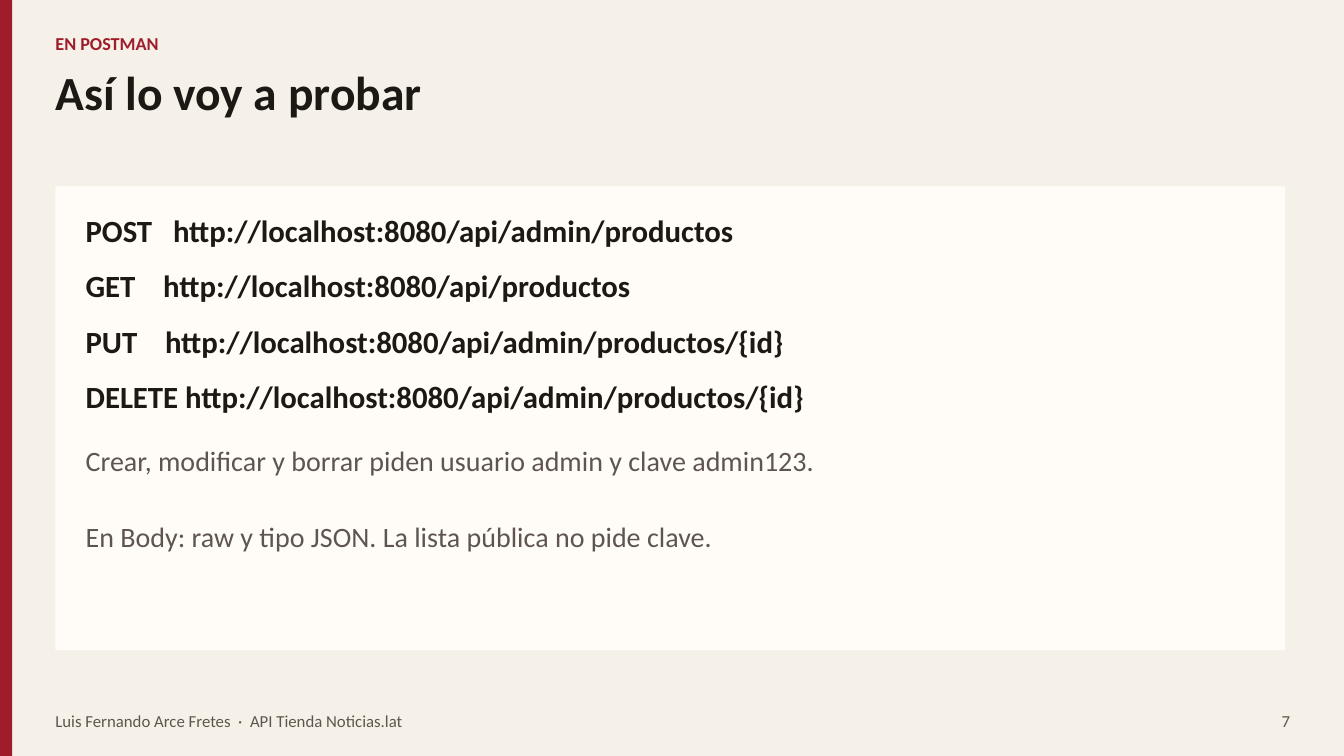
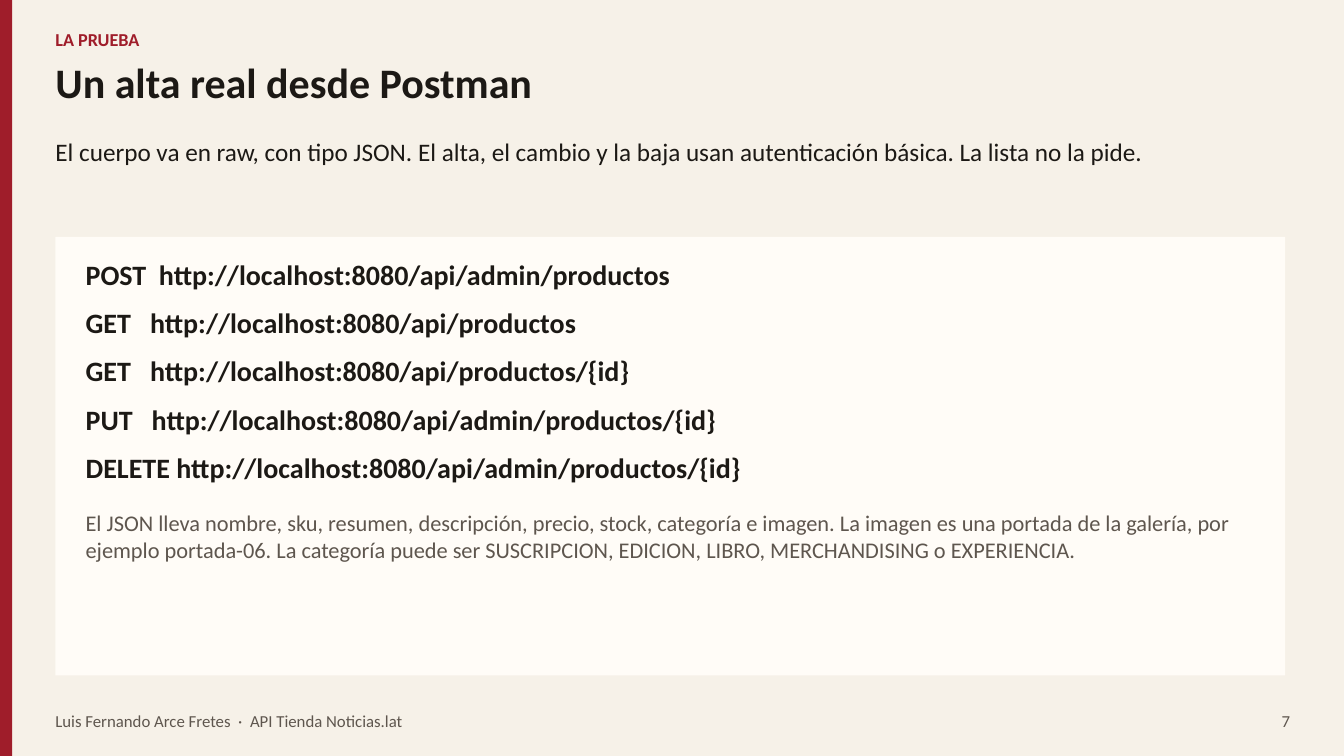
Before and after one commit to n14-py/uassnlat, a slide deck: slide 7 of docs/Exposicion-Examen-Final-Luis-Fernando-Arce-Fretes.pptx. Drawn at 1344x756 pixels with LibreOffice and Linux fonts; fonts in the diff are those of the drawing. Boxes give left, top, right and bottom in pixels: in the first picture for what was removed or moved away, otherwise in the second. Text is boxed around its words. In the diff, an @@ line names an element or a change of style, - is before the commit and + after.

```diff
--- a/docs/Exposicion-Examen-Final-Luis-Fernando-Arce-Fretes.pptx
+++ b/docs/Exposicion-Examen-Final-Luis-Fernando-Arce-Fretes.pptx
@@ text added at (55,34,139,46), 13 pt, text #9F1D2A, bold @@
+LA PRUEBA
@@ text at (55,68,532,99): text changed; size 13 to 30 pt; text colour #9F1D2A to #1C1915 @@
-EN POSTMAN
+Un alta real desde Postman
@@ text removed at (55,76,421,118) @@
-Así lo voy a probar
@@ text added at (55,143,1142,166), 18 pt, text #1C1915 @@
+El cuerpo va en raw, con tipo JSON. El alta, el cambio y la baja usan autenticación básica. La lista no la pide.
@@ rectangle: place and size @@
-rectangle at (55,187,1286,650)
+rectangle at (55,237,1286,676)
@@ text "POST http://localhost:8080/api/admin/productos": place and size @@
-text "POST http://localhost:8080/api/admin/productos" at (86,220,733,247)
+text "POST http://localhost:8080/api/admin/productos" at (86,265,670,290)
@@ text "GET http://localhost:8080/api/productos": place and size @@
-text "GET http://localhost:8080/api/productos" at (86,275,630,302)
+text "GET http://localhost:8080/api/productos" at (86,313,576,338)
@@ text added at (86,360,629,386), 20 pt, text #1C1915, bold @@
+GET http://localhost:8080/api/productos/{id}
@@ size 22 to 20 pt in 4 elements at (86,313,576,338), (86,265,670,290), (86,457,740,483), (86,409,716,435) @@
@@ text "PUT http://localhost:8080/api/admin/productos/{id}": place and size @@
-text "PUT http://localhost:8080/api/admin/productos/{id}" at (86,330,784,358)
+text "PUT http://localhost:8080/api/admin/productos/{id}" at (86,409,716,435)
@@ text "DELETE http://localhost:8080/api/admin/productos/{id}": place and size @@
-text "DELETE http://localhost:8080/api/admin/productos/{id}" at (86,385,804,413)
+text "DELETE http://localhost:8080/api/admin/productos/{id}" at (86,457,740,483)
@@ text removed at (86,451,813,476) @@
-Crear, modificar y borrar piden usuario admin y clave admin123.
@@ text removed at (86,527,712,552) @@
-En Body: raw y tipo JSON. La lista pública no pide clave.
@@ text added at (86,515,1229,562), 16 pt, text #5E564E @@
+El JSON lleva nombre, sku, resumen, descripción, precio, stock, categoría e imagen. La imagen es una portada de la galería, por ejemplo portada-06. La categoría puede ser SUSCRIPCION, EDICION, LIBRO, MERCHANDISING o EXPERIENCIA.
```
Also in this commit, not shown: 6 other slides changed, 3 slides added, 3 slides removed.
